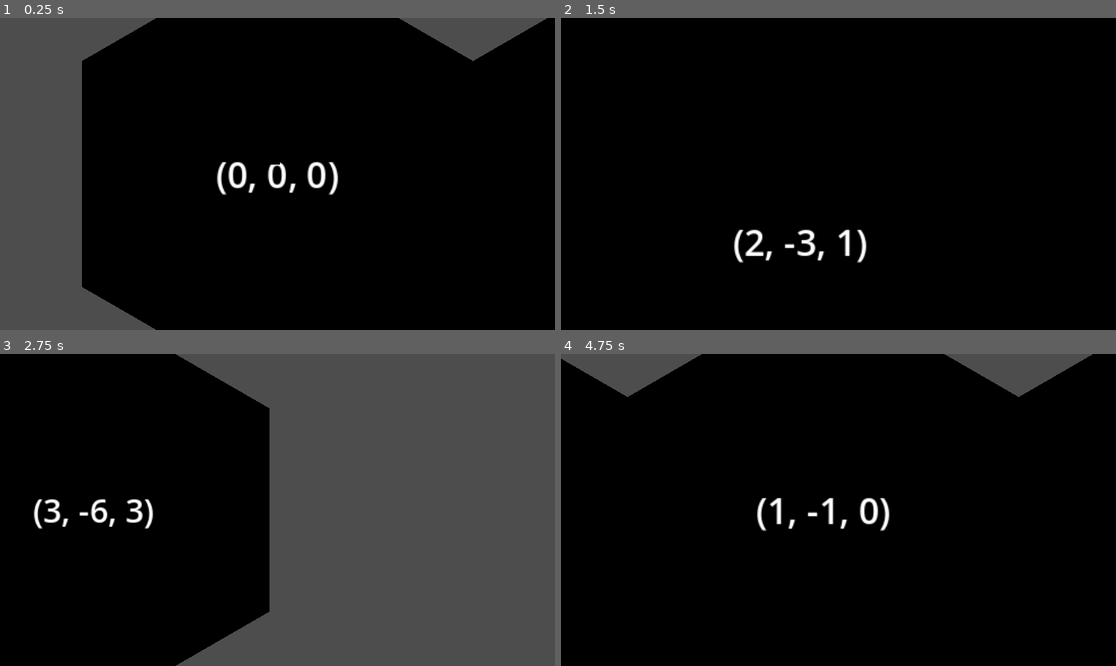
Above: before the commit, frames 1-4 (two rows, left to right).
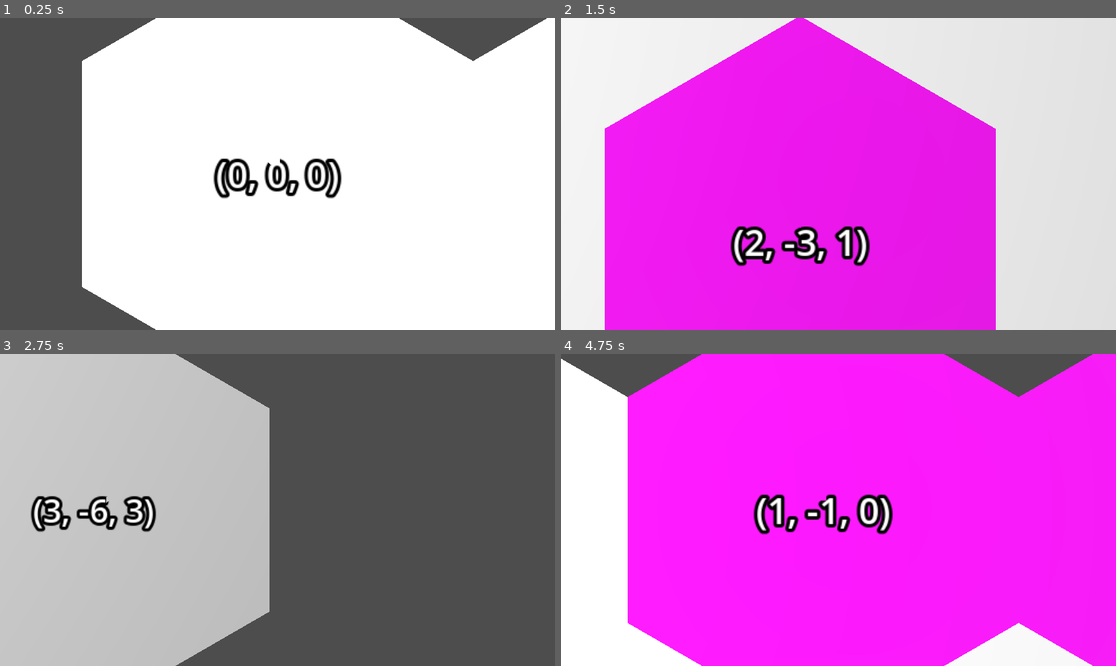
Above: after the commit, the same moments.

Repository: davepruitt/hex_map_godot
Game: Godot game, scene res://main.tscn
Same seed, same stepped clock (60 frames per second), same inputs: the game is played once before the commit and once after it.
Inputs (mouse positions are in pixels of both pictures, inside the frame that each line leads up to):
- Up to frame 1 (0.25 s): no input
- Up to frame 2 (1.5 s): tap Enter at 0.5 s; move the mouse to (960, 158) at 0.52 s; hold Right (ui_right) 0.53-1.28 s; tap Z at 0.6 s; click (960, 158) at 0.67 s; move the mouse to (727, 189) at 1.27 s; hold Down (ui_down) from 1.28 s (still down); tap X at 1.35 s; click (727, 189) at 1.42 s
- Up to frame 3 (2.75 s): move the mouse to (333, 441) at 2.02 s; release Down (ui_down) at 2.03 s; hold Right (ui_right) from 2.03 s (still down); tap Z at 2.1 s; click (333, 441) at 2.17 s
- Up to frame 4 (4.75 s): move the mouse to (810, 572) at 2.77 s; release Right (ui_right) at 2.78 s; hold Up (ui_up) 2.78-3.53 s; tap X at 2.85, 4.35 s; click (810, 572) at 2.92 s; move the mouse to (1005, 556) at 3.52 s; hold Left (ui_left) from 3.53 s (still down); tap Z at 3.6 s; click (1005, 556) at 3.67 s; move the mouse to (672, 463) at 4.27 s; click (672, 463) at 4.42 s

The runs differ from the first frame. In frame 1, 80% of the frame differs, in the area x 14-100%, y 0-100%; in frame 2, 99%, in the area x 0-100%, y 0-100%; in frame 3, 44%; in frame 4, 95%.

Commit message:
These changes enable the user to "touch" a hex by clicking on it, and that will change the color of the hex to a magenta color

Diff:
--- a/hex_project_godot/hex_cell.gd
+++ b/hex_project_godot/hex_cell.gd
@@ -23,6 +23,7 @@
 @export var position_label: Label3D
 @export var hex_mesh: PackedScene
 @export var hex_material: StandardMaterial3D
+@export var hex_shader_material: ShaderMaterial
 
 #endregion
 
@@ -47,6 +48,10 @@
 func _process(delta: float) -> void:
 	pass
 
+func regenerate_mesh (c: Color) -> void:
+	hex_color = c
+	_create_mesh()
+
 func _create_mesh () -> void:
 	var surface_tool = SurfaceTool.new();
 	surface_tool.begin(Mesh.PRIMITIVE_TRIANGLES);
@@ -57,7 +62,7 @@
 	surface_tool.generate_normals()
 	visualization.mesh = surface_tool.commit()
 	visualization.create_trimesh_collision()
-	visualization.material_override = hex_material
+	visualization.material_override = hex_shader_material
 
 func _add_triangle (st: SurfaceTool, v1: Vector3, v2: Vector3, v3: Vector3) -> void:
 	st.set_color(hex_color)
--- a/hex_project_godot/hex_cell.tscn
+++ b/hex_project_godot/hex_cell.tscn
@@ -1,16 +1,21 @@
-[gd_scene load_steps=4 format=3 uid="uid://r8nfx0vsi5ah"]
+[gd_scene load_steps=6 format=3 uid="uid://r8nfx0vsi5ah"]
 
 [ext_resource type="Script" path="res://hex_cell.gd" id="1_8wrvn"]
 [ext_resource type="PackedScene" uid="uid://dl7pxuw5hmncj" path="res://hex_mesh.tscn" id="2_0eih7"]
+[ext_resource type="Shader" path="res://hex_cell_shader.gdshader" id="3_s64ba"]
 
 [sub_resource type="StandardMaterial3D" id="StandardMaterial3D_wl51u"]
-albedo_color = Color(0, 0, 0, 1)
+
+[sub_resource type="ShaderMaterial" id="ShaderMaterial_bggw2"]
+render_priority = 0
+shader = ExtResource("3_s64ba")
 
 [node name="HexCell" type="Node3D" node_paths=PackedStringArray("position_label")]
 script = ExtResource("1_8wrvn")
 position_label = NodePath("PositionLabel")
 hex_mesh = ExtResource("2_0eih7")
 hex_material = SubResource("StandardMaterial3D_wl51u")
+hex_shader_material = SubResource("ShaderMaterial_bggw2")
 
 [node name="Visualization" type="MeshInstance3D" parent="."]
 
--- /dev/null
+++ b/hex_project_godot/hex_cell_shader.gdshader
@@ -0,0 +1,14 @@
+shader_type spatial;
+
+void vertex() {
+	// Called for every vertex the material is visible on.
+}
+
+void fragment() {
+	ALBEDO = vec3(COLOR.r, COLOR.g, COLOR.b);
+}
+
+//void light() {
+	// Called for every pixel for every light affecting the material.
+	// Uncomment to replace the default light processing function with this one.
+//}
--- a/hex_project_godot/hex_grid.gd
+++ b/hex_project_godot/hex_grid.gd
@@ -41,6 +41,11 @@
 func touch_cell(position: Vector3) -> void:
 	var inverse_transform_point = position * global_transform
 	var coordinates: HexCoordinates = HexCoordinates.FromPosition(inverse_transform_point)
+	print_debug(str(coordinates))
+
+	var index = coordinates.X + coordinates.Z * width + coordinates.Z / 2.0
+	var cell = _hex_cells[index] as HexCell
+	cell.regenerate_mesh(touched_hex_color)
 
 #endregion
 
--- a/hex_project_godot/hex_grid.tscn
+++ b/hex_project_godot/hex_grid.tscn
@@ -8,5 +8,5 @@
 width = 5
 height = 5
 hex_cell_prefab = ExtResource("2_ud45i")
-default_hex_color = Color(0, 0, 1, 1)
+default_hex_color = Color(1, 1, 1, 1)
 touched_hex_color = Color(1, 0, 1, 1)
--- a/hex_project_godot/main.tscn
+++ b/hex_project_godot/main.tscn
@@ -9,4 +9,9 @@
 [node name="Camera3D" type="Camera3D" parent="."]
 transform = Transform3D(1, 0, 0, 0, -4.37114e-08, 1, 0, -1, -4.37114e-08, 0, 0.9, 0)
 
+[node name="OmniLight3D" type="OmniLight3D" parent="."]
+transform = Transform3D(1, 0, 0, 0, 1, 0, 0, 0, 1, 0, 10, 0)
+light_energy = 10.0
+omni_range = 1000.0
+
 [node name="HexGrid" parent="." instance=ExtResource("1_e2r5f")]
